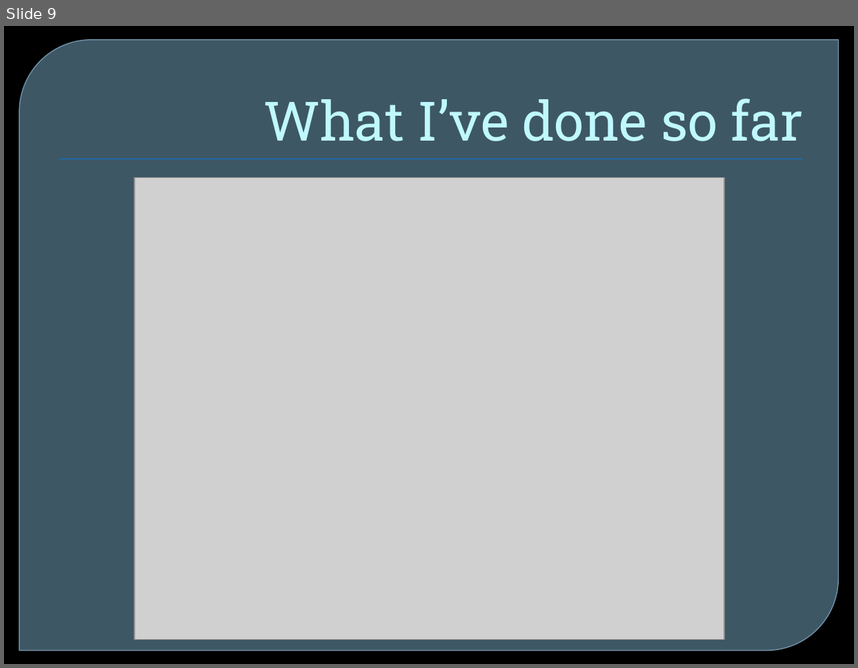
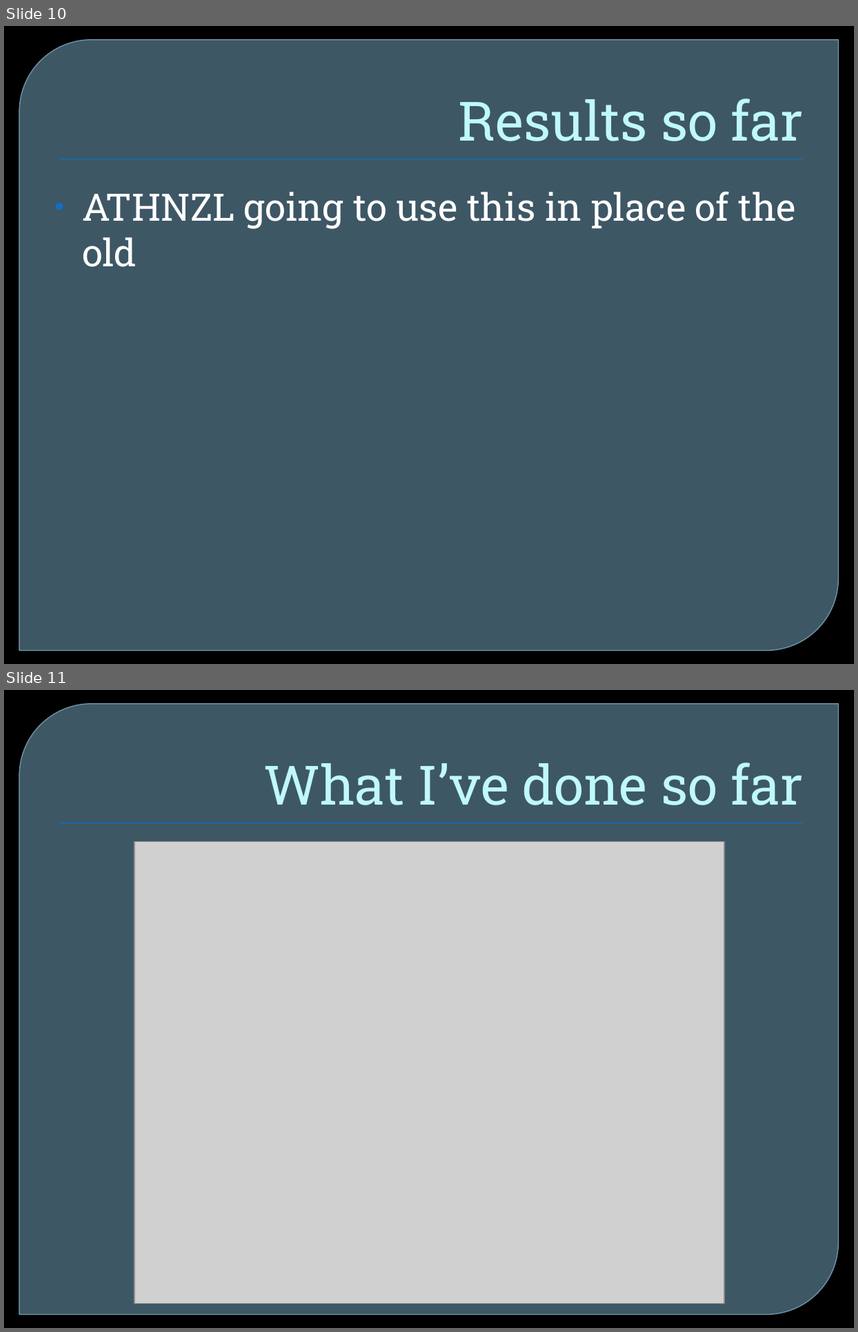
Before and after one commit to maveroke/PerformanceProgression, a slide deck: Report/Presentation 520.pptx. Shown one above the other, each under a label of ours: slide 9 before the commit, slides 10 and 11 after it. The pictures are 858x668 and 858x1332 pixels, drawn with LibreOffice and Linux fonts; fonts in the diff are those of the drawing; grey boxes stand for pictures; background and template pictures are left out. Boxes give left, top, right and bottom in pixels: in the first picture for what was removed or moved away, otherwise in the second. Text is boxed around its words. In the diff, an @@ line names an element or a change of style, - is before the commit and + after.

```diff
--- a/Report/Presentation 520.pptx
+++ b/Report/Presentation 520.pptx
@@ slide 10 added at [4, 26, 854, 664], background picture (left out); not listed: 2 template elements that a slide beside it also shows @@
@@ title added at [459, 98, 803, 141], 46 pt, text #C0F7FF @@
+Results so far
@@ text added at [82, 191, 796, 267], 32 pt, text #FFFFFF @@
+• ATHNZL going to use this in place of the old
@@ what was slide 9 is now slide 11 @@
```
Also in this commit, not shown: 1 slide changed, 1 other slide added, 2 other files.
